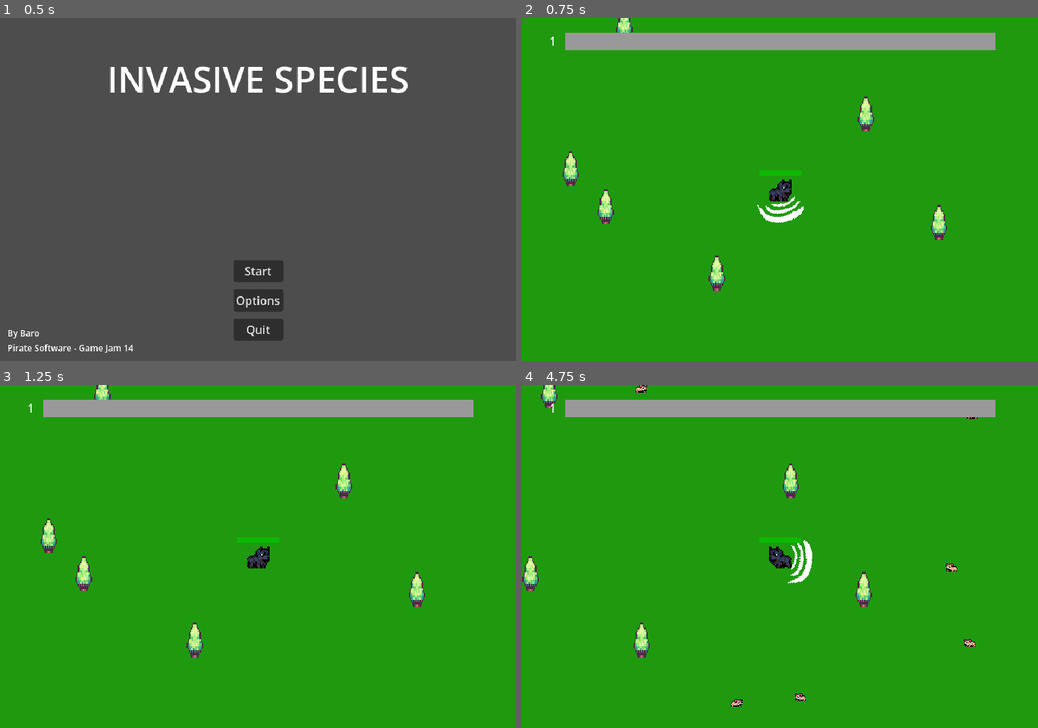
Above: before the commit, frames 1-4 (two rows, left to right).
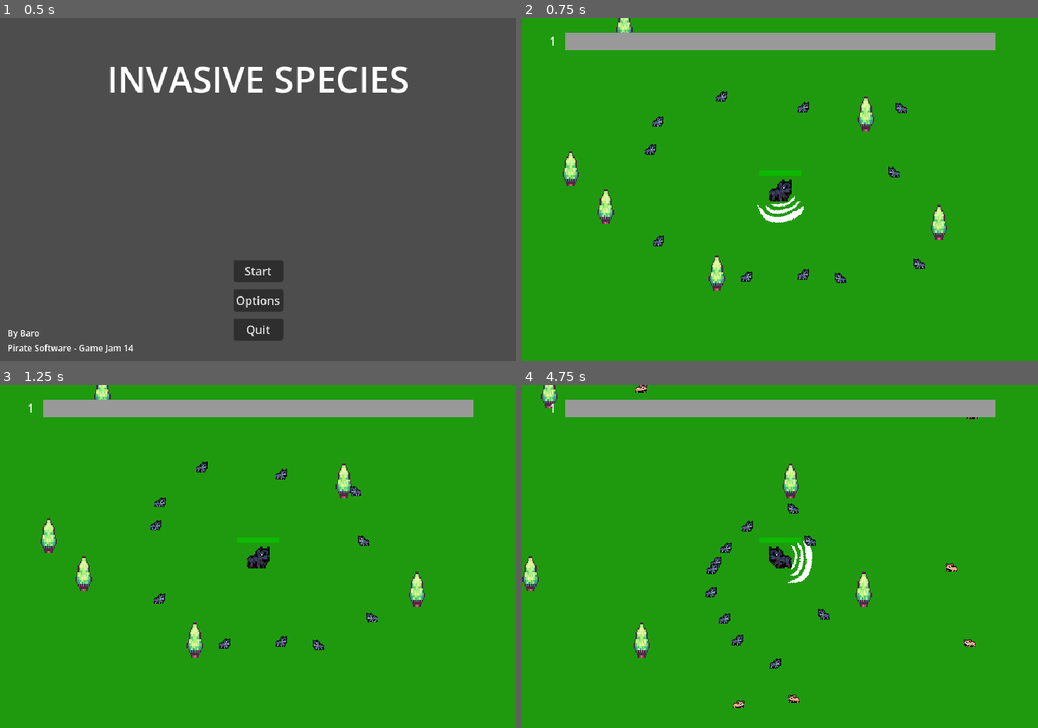
Above: after the commit, the same moments.

Repository: Barodas/game-jam-pirate-software-14
Game: Godot game, scene res://scenes/start_menu.tscn
Two runs of this game, one before a commit and one after it. Both use one fixed random seed, a clock stepped at 60 frames per second and the inputs below.
Inputs (mouse positions are in pixels of both pictures, inside the frame that each line leads up to):
- Up to frame 1 (0.5 s): no input
- Up to frame 2 (0.75 s): click "Start" at 0.5 s
- Up to frame 3 (1.25 s): no input
- Up to frame 4 (4.75 s): move the mouse to (893, 539) at 1.27 s; hold D (move_right) 1.28-2.03 s; move the mouse to (676, 573) at 2.02 s; hold S (move_down) 2.03-2.78 s; move the mouse to (831, 481) at 2.77 s; hold D (move_right) 2.78-3.53 s; move the mouse to (754, 625) at 3.52 s; hold W (move_up) 3.53-4.28 s; move the mouse to (934, 607) at 4.27 s; hold A (move_left) from 4.28 s (still down)

Frame 1 is identical in both runs. In frame 2, 0.6% of the frame differs, in the area x 23-79%, y 21-78%; in frame 3, 0.6%; in frame 4, 0.7%, in the area x 35-60%, y 34-95%.

Commit message:
Implement Follower, will seek out enemies in range and attack them, otherwise will move closer to the player

Diff:
--- a/project.godot
+++ b/project.godot
@@ -64,6 +64,7 @@
 2d_physics/layer_1="environment"
 2d_physics/layer_2="player"
 2d_physics/layer_3="enemies"
+2d_physics/layer_4="followers"
 
 [rendering]
 
--- a/scenes/enemy_mouse.tscn
+++ b/scenes/enemy_mouse.tscn
@@ -60,9 +60,12 @@
 [sub_resource type="CircleShape2D" id="CircleShape2D_dmcgu"]
 radius = 8.0
 
+[sub_resource type="CircleShape2D" id="CircleShape2D_64y48"]
+radius = 100.0
+
 [node name="EnemyMouse" type="CharacterBody2D"]
 collision_layer = 4
-collision_mask = 7
+collision_mask = 15
 motion_mode = 1
 platform_on_leave = 2
 platform_floor_layers = 4294901760
@@ -75,14 +78,16 @@
 [node name="CollisionShape2D" type="CollisionShape2D" parent="."]
 position = Vector2(0, 1)
 shape = SubResource("CircleShape2D_pep8p")
+debug_color = Color(0, 0, 0, 0.419608)
 
 [node name="HurtBox" type="Area2D" parent="."]
 collision_layer = 0
-collision_mask = 2
+collision_mask = 10
 script = ExtResource("3_v4rxl")
 
 [node name="CollisionShape2D" type="CollisionShape2D" parent="HurtBox"]
 shape = SubResource("CircleShape2D_kocak")
+debug_color = Color(0, 0.647059, 0.219608, 0.419608)
 
 [node name="HitBox" type="Area2D" parent="."]
 collision_layer = 4
@@ -90,3 +95,11 @@
 
 [node name="CollisionShape2D" type="CollisionShape2D" parent="HitBox"]
 shape = SubResource("CircleShape2D_dmcgu")
+debug_color = Color(0.976471, 0, 0.419608, 0.419608)
+
+[node name="DetectionBox" type="Area2D" parent="."]
+collision_layer = 0
+collision_mask = 8
+
+[node name="CollisionShape2D" type="CollisionShape2D" parent="DetectionBox"]
+shape = SubResource("CircleShape2D_64y48")
--- a/scenes/follower.tscn
+++ b/scenes/follower.tscn
@@ -52,9 +52,19 @@
 }]
 
 [sub_resource type="CircleShape2D" id="CircleShape2D_4lmm7"]
-radius = 6.0
+radius = 5.0
 
-[node name="Follower" type="RigidBody2D"]
+[sub_resource type="CircleShape2D" id="CircleShape2D_t5udw"]
+
+[sub_resource type="CircleShape2D" id="CircleShape2D_3uy15"]
+radius = 100.0
+
+[node name="Follower" type="CharacterBody2D"]
+collision_layer = 8
+collision_mask = 15
+motion_mode = 1
+platform_on_leave = 2
+platform_floor_layers = 4294901760
 script = ExtResource("1_135jq")
 
 [node name="AnimatedSprite2D" type="AnimatedSprite2D" parent="."]
@@ -63,3 +73,19 @@
 
 [node name="CollisionShape2D" type="CollisionShape2D" parent="."]
 shape = SubResource("CircleShape2D_4lmm7")
+debug_color = Color(0, 0, 0, 0.419608)
+
+[node name="HurtBox" type="Area2D" parent="."]
+collision_layer = 0
+collision_mask = 4
+
+[node name="CollisionShape2D" type="CollisionShape2D" parent="HurtBox"]
+shape = SubResource("CircleShape2D_t5udw")
+debug_color = Color(0.992157, 0, 0.278431, 0.419608)
+
+[node name="DetectionBox" type="Area2D" parent="."]
+collision_layer = 0
+collision_mask = 4
+
+[node name="CollisionShape2D" type="CollisionShape2D" parent="DetectionBox"]
+shape = SubResource("CircleShape2D_3uy15")
--- a/scenes/level.tscn
+++ b/scenes/level.tscn
@@ -1,7 +1,8 @@
-[gd_scene load_steps=7 format=3 uid="uid://c6gl3w27mkywd"]
+[gd_scene load_steps=8 format=3 uid="uid://c6gl3w27mkywd"]
 
-[ext_resource type="Script" path="res://scenes/level.gd" id="1_j78ga"]
+[ext_resource type="Script" path="res://scripts/level.gd" id="1_j78ga"]
 [ext_resource type="PackedScene" uid="uid://bx5vu74se70ny" path="res://scenes/player.tscn" id="2_fjd1m"]
+[ext_resource type="PackedScene" uid="uid://bo4uhyne5h6wi" path="res://scenes/follower.tscn" id="3_xr3np"]
 [ext_resource type="PackedScene" uid="uid://c0u8gjdlci11t" path="res://scenes/tree.tscn" id="4_fctx3"]
 
 [sub_resource type="Curve2D" id="Curve2D_lu3v4"]
@@ -116,5 +117,38 @@
 theme_override_font_sizes/font_size = 50
 text = "Game Over"
 
+[node name="Follower" parent="." instance=ExtResource("3_xr3np")]
+position = Vector2(177, 138)
+
+[node name="Follower2" parent="." instance=ExtResource("3_xr3np")]
+position = Vector2(166, 180)
+
+[node name="Follower3" parent="." instance=ExtResource("3_xr3np")]
+position = Vector2(392, 359)
+
+[node name="Follower4" parent="." instance=ExtResource("3_xr3np")]
+position = Vector2(566, 350)
+
+[node name="Follower5" parent="." instance=ExtResource("3_xr3np")]
+position = Vector2(271, 99)
+
+[node name="Follower6" parent="." instance=ExtResource("3_xr3np")]
+position = Vector2(540, 118)
+
+[node name="Follower7" parent="." instance=ExtResource("3_xr3np")]
+position = Vector2(178, 317)
+
+[node name="Follower8" parent="." instance=ExtResource("3_xr3np")]
+position = Vector2(313, 362)
+
+[node name="Follower9" parent="." instance=ExtResource("3_xr3np")]
+position = Vector2(392, 125)
+
+[node name="Follower10" parent="." instance=ExtResource("3_xr3np")]
+position = Vector2(532, 214)
+
+[node name="Follower11" parent="." instance=ExtResource("3_xr3np")]
+position = Vector2(452, 375)
+
 [connection signal="gained_exp" from="Player" to="." method="_on_player_gained_exp"]
 [connection signal="game_over" from="Player" to="." method="_on_player_game_over"]
--- a/scripts/enemy_mouse.gd
+++ b/scripts/enemy_mouse.gd
@@ -1,10 +1,11 @@
 extends CharacterBody2D
 
 @onready var _sprite = $AnimatedSprite2D
+@onready var _detectionbox = $DetectionBox
 
 const SPEED = 50.0
 
-@export var health = 10
+@export var health = 10.0
 @export var exp = 1.0
 
 @onready var player = get_node("/root/Level/Player")
@@ -26,10 +27,15 @@
 
 func _physics_process(delta):
 	var direction = global_position.direction_to(player.global_position)
+
+	# Prioritise followers if they are in range
+	var mobs_in_range = _detectionbox.get_overlapping_bodies()
+	if mobs_in_range.size() > 0:
+		direction = global_position.direction_to(mobs_in_range[0].global_position)
+
 	velocity = direction * SPEED
-
 	move_and_slide()
 
-func take_damage(amount: int):
+func take_damage(amount: float):
 	health -= amount
-	print("Mouse takes damage: ", amount)
+	#print("Mouse takes damage: ", amount)
--- a/scripts/follower.gd
+++ b/scripts/follower.gd
@@ -1,21 +1,58 @@
-extends RigidBody2D
+extends CharacterBody2D
 
 @onready var _sprite = $AnimatedSprite2D
+@onready var _hurtbox = $HurtBox
+@onready var _detectionbox = $DetectionBox
 
-const SPEED = 300.0
+const ENEMY_DAMAGE_RATE = 1.0
+
+const CHASE_SPEED = 80.0
+const WANDER_SPEED = 0.0
+
+@export var health = 20.0
+@export var damage = 10.0
+
+@onready var player = get_node("/root/Level/Player")
 
 func _process(delta):
-	if velocitdy.length() > 0.0:
+	if health <= 0:
+		queue_free()
+
+	if velocity.length() > 0.0:
 		_sprite.play("walk")
 	else:
 		_sprite.play("idle")
 
-	if Input.is_action_pressed("move_left"):
+	if velocity.x > 0.1:
+		_sprite.flip_h = false
+	if velocity.x < -0.1:
 		_sprite.flip_h = true
-	if Input.is_action_pressed("move_right"):
-		_sprite.flip_h = false
 
 func _physics_process(delta):
-	var direction = Input.get_vector("move_left", "move_right", "move_up", "move_down")
-	velocity = direction * (SPEED * delta)
+	# Take damage from nearby enemies
+	var overlapping_mobs = _hurtbox.get_overlapping_bodies()
+	if overlapping_mobs.size() > 0:
+		health -= ENEMY_DAMAGE_RATE * overlapping_mobs.size() * delta
+
+	var direction = global_position.direction_to(player.global_position)
+
+	# Seek out nearby enemies to attack
+	var mobs_in_range = _detectionbox.get_overlapping_bodies()
+	var wander = false
+	if mobs_in_range.size() > 0:
+		if global_position.distance_to(mobs_in_range[0].global_position) < 10:
+			if mobs_in_range[0].has_method("take_damage"):
+				mobs_in_range[0].take_damage(damage)
+		else:
+			direction = global_position.direction_to(mobs_in_range[0].global_position)
+	else:
+		if global_position.distance_to(player.global_position) < 150:
+			# If nearby to player, pick a random direction and wander
+			wander = true
+			#direction = Vector2(randf_range(-1.0,1.0), randf_range(-1.0,1.0))
+	velocity = direction * (WANDER_SPEED if wander else CHASE_SPEED)
 	move_and_slide()
+
+func take_damage(amount: float):
+	health -= amount
+	#print("Follower takes damage: ", amount)
--- a/scenes/level.gd
+++ b/scripts/level.gd
@@ -29,7 +29,6 @@
 	new_mob.global_position = _player_spawn.global_position
 	add_child(new_mob)
 
-
 func _on_player_game_over():
 	_game_over_screen.visible = true
 	# TODO: button to return to menu
Not shown: 1 places in scenes/enemy_mouse.tscn that only renumber resources
Not shown: 1 places in scenes/follower.tscn that only renumber resources
